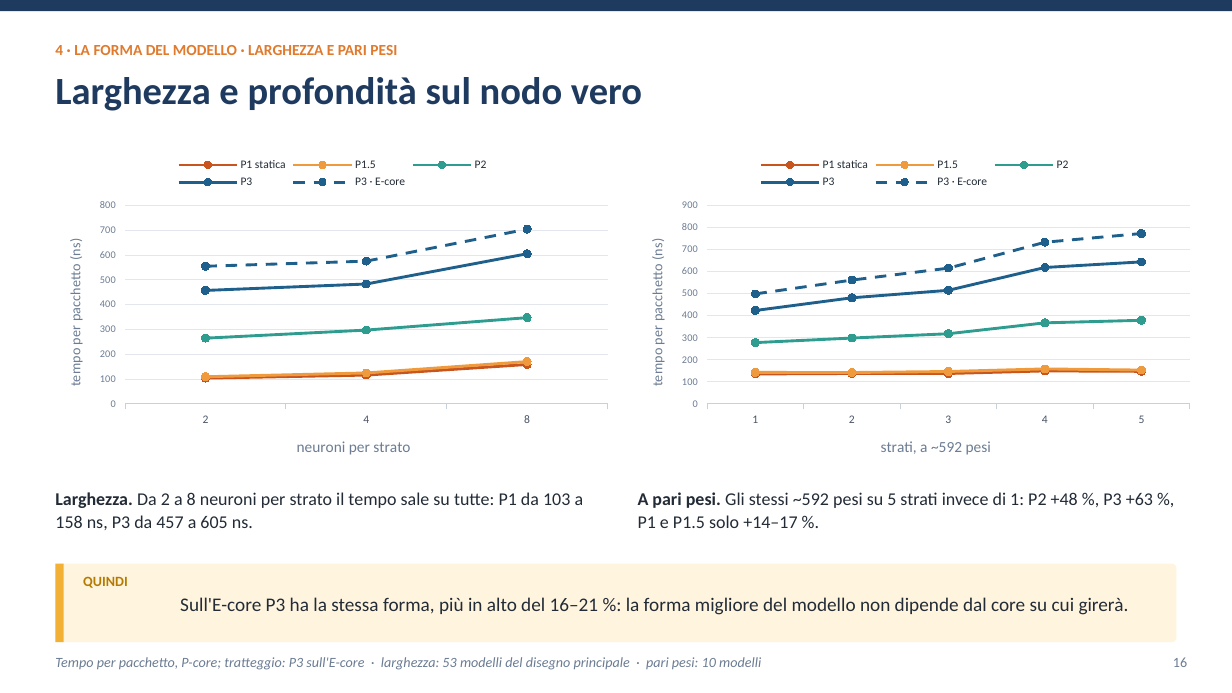
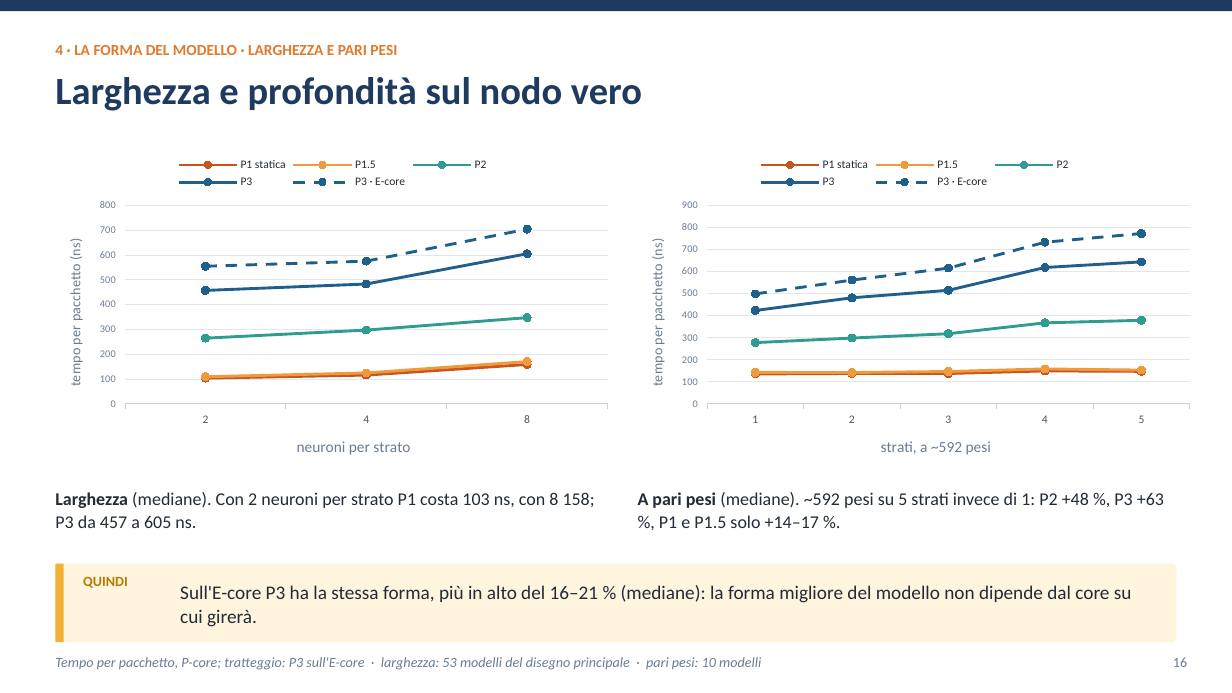
Before and after one commit to ettore-cantile/ipa_lab, a slide deck: slide 16 of docs/Inferenza di una rete neurale nel kernel Linux con eBPF XDP.pptx. Drawn at 1232x693 pixels with LibreOffice and Linux fonts; fonts in the diff are those of the drawing. Boxes give left, top, right and bottom in pixels: in the first picture for what was removed or moved away, otherwise in the second. Text is boxed around its words. In the diff, an @@ line names an element or a change of style, - is before the commit and + after.

```diff
--- a/docs/Inferenza di una rete neurale nel kernel Linux con eBPF XDP.pptx
+++ b/docs/Inferenza di una rete neurale nel kernel Linux con eBPF XDP.pptx
@@ text at (55,492,595,528): text changed @@
-Larghezza. Da 2 a 8 neuroni per strato il tempo sale su tutte: P1 da 103 a 158 ns, P3 da 457 a 605 ns.
+Larghezza (mediane). Con 2 neuroni per strato P1 costa 103 ns, con 8 158; P3 da 457 a 605 ns.
@@ text at (638,492,1164,528): text changed @@
-A pari pesi. Gli stessi ~592 pesi su 5 strati invece di 1: P2 +48 %, P3 +63 %, P1 e P1.5 solo +14–17 %.
+A pari pesi (mediane). ~592 pesi su 5 strati invece di 1: P2 +48 %, P3 +63 %, P1 e P1.5 solo +14–17 %.
@@ text at (180,585,1132,627): text changed @@
-Sull'E-core P3 ha la stessa forma, più in alto del 16–21 %: la forma migliore del modello non dipende dal core su cui girerà.
+Sull'E-core P3 ha la stessa forma, più in alto del 16–21 % (mediane): la forma migliore del modello non dipende dal core su cui girerà.
```
Also in this commit, not shown: 20 other slides changed, 11 other files.
